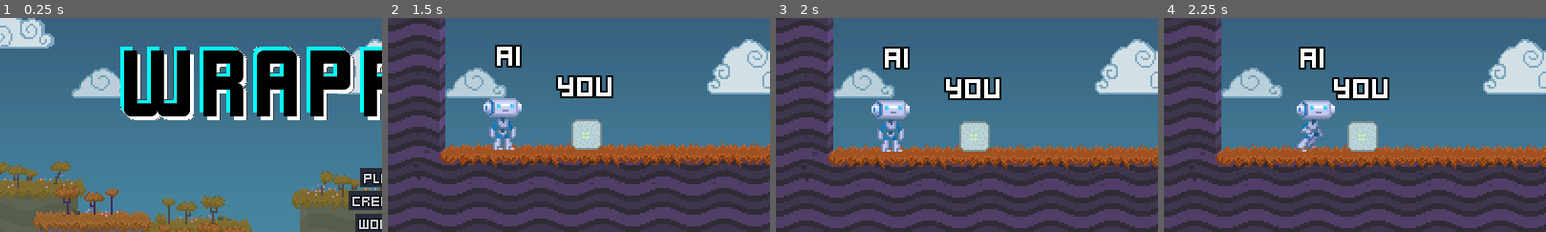
Above: before the commit, frames 1-4 (left to right).
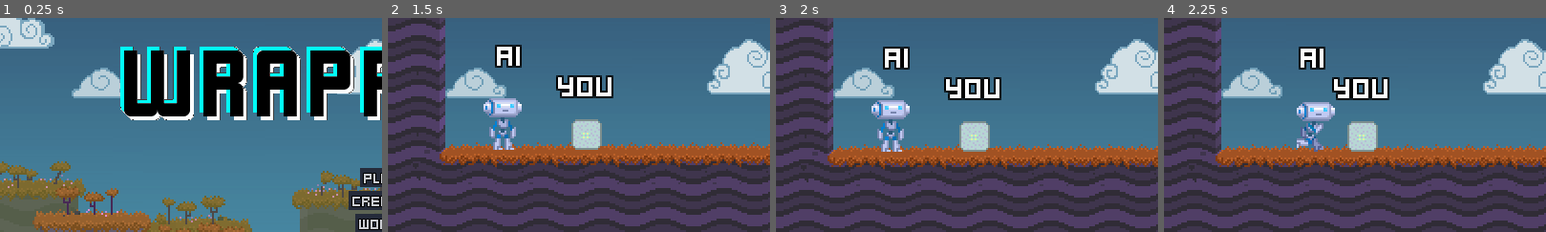
Above: after the commit, the same moments.

Repository: HexagonNico/Project-Wowie4
Game: Godot game, scene res://assets/main.tscn
The game is run twice, just before and just after one commit, with the same random seed, the same clock (stepped at 60 frames per second) and the same inputs. The engine's default icon, where the game draws it, is replaced by a stand-in: a white triangle on a blue panel in a dark square.
Inputs:
- Up to frame 1 (0.25 s): no input
- Up to frame 2 (1.5 s): click "Play" at 0.5 s; click "OK" at 1.25 s
- Up to frame 3 (2 s): no input
- Up to frame 4 (2.25 s): click "Begin" at 2 s
The pictures show only the part of the screen within x 0-50%, y 17-67%; the shares and areas given below are measured in that part.

Frames 1-3 are identical in both runs. In frame 4, 1.2% of the frame differs, in the area x 34-45%, y 38-63%.

Commit message:
Made robot running animation sightly faster

Diff:
--- a/assets/robot/robot.tscn
+++ b/assets/robot/robot.tscn
@@ -77,9 +77,8 @@
 
 [sub_resource type="Animation" id=4]
 resource_name = "Run"
-length = 1.25
+length = 0.5
 loop = true
-step = 0.25
 tracks/0/type = "value"
 tracks/0/path = NodePath("RobotSprite:frame")
 tracks/0/interp = 1
@@ -87,7 +86,7 @@
 tracks/0/imported = false
 tracks/0/enabled = true
 tracks/0/keys = {
-"times": PoolRealArray( 0, 0.25, 0.5, 0.75, 1, 1.25 ),
+"times": PoolRealArray( 0, 0.1, 0.2, 0.3, 0.4, 0.5 ),
 "transitions": PoolRealArray( 1, 1, 1, 1, 1, 1 ),
 "update": 1,
 "values": [ 0, 1, 2, 3, 4, 0 ]
